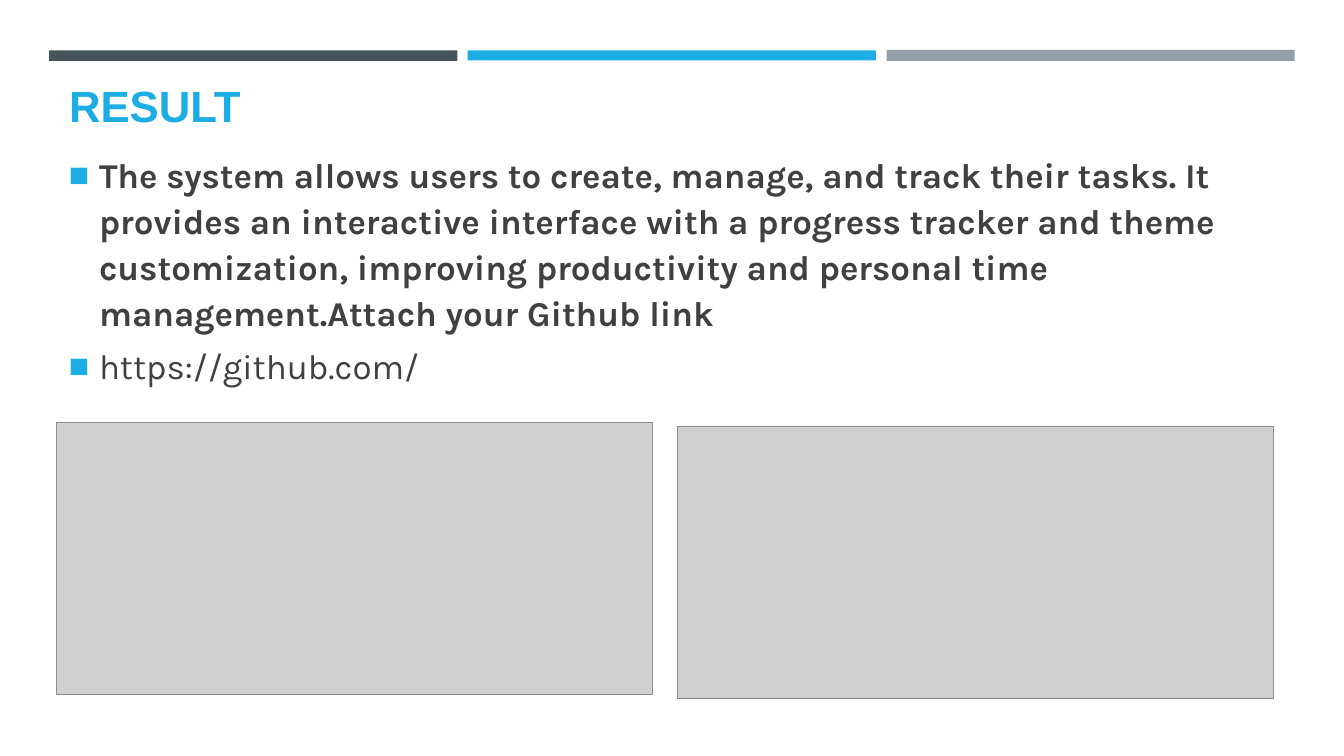
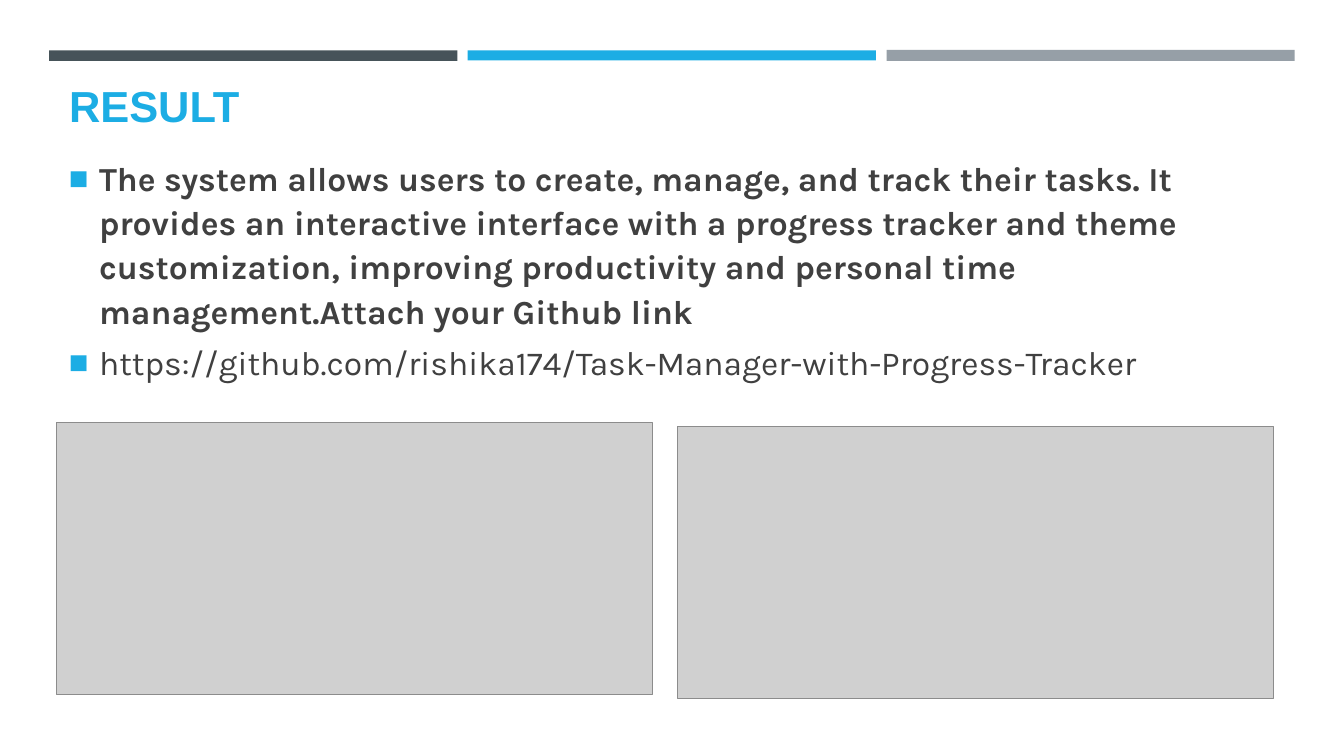
Before and after one commit to rishika174/Task-Manager-with-Progress-Tracker, a slide deck: slide 6 of Project.pptx. Drawn at 1344x756 pixels with LibreOffice and Linux fonts; fonts in the diff are those of the drawing; grey boxes stand for pictures; background and template pictures are left out. Boxes give left, top, right and bottom in pixels: in the first picture for what was removed or moved away, otherwise in the second. Text is boxed around its words. In the diff, an @@ line names an element or a change of style, - is before the commit and + after.

```diff
--- a/Project.pptx
+++ b/Project.pptx
@@ title "RESULT" at (69, 91, 239, 123): size 31.2 to 31 pt @@
@@ text at (99, 167, 1177, 333): size 24.9 to 24 pt in "The system allows users to create, manage, ..." @@
@@ text at (99, 350, 1136, 384): text changed; size 24.9 to 24 pt @@
-◼ https://github.com/
+◼ https://github.com/rishika174/Task-Manager-with-Progress-Tracker
```
Also in this commit, not shown: 5 other slides changed.
